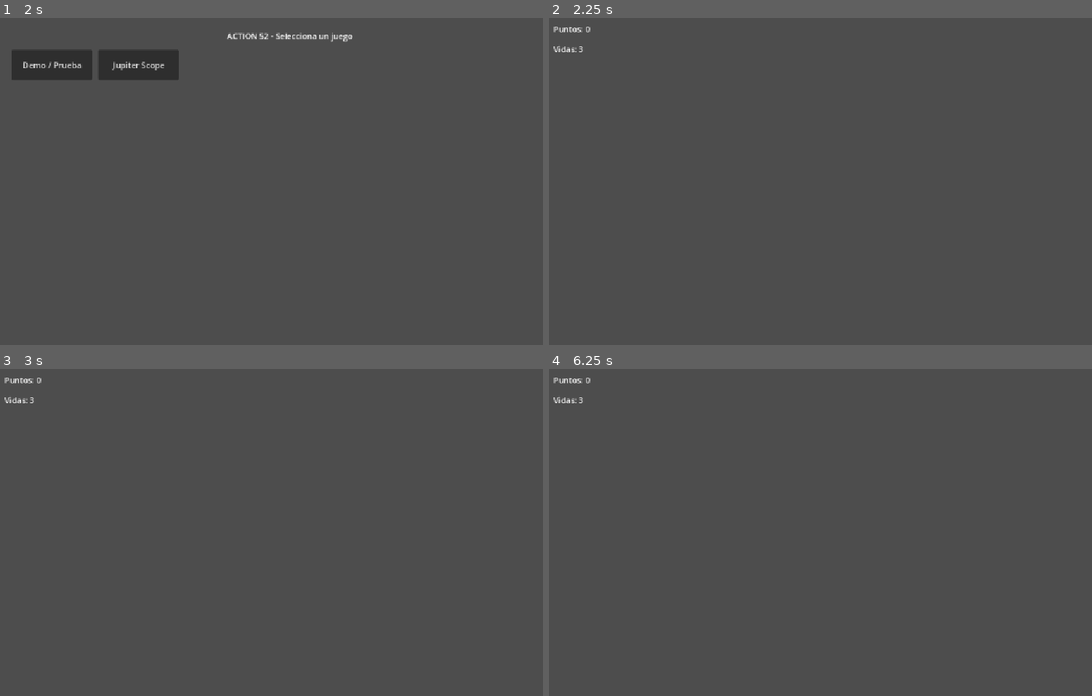
Above: before the commit, frames 1-4 (two rows, left to right).
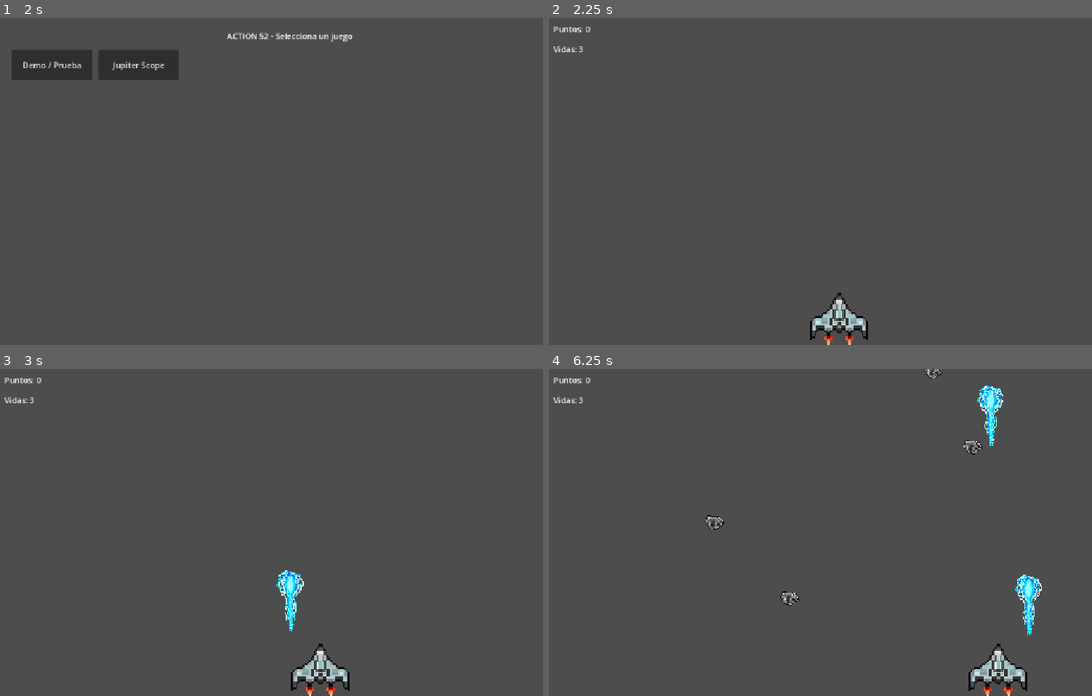
Above: after the commit, the same moments.

Repository: HeartAttack35/action-52
Game: Godot game, scene res://scenes/main_menu/main_menu.tscn
Same seed, same stepped clock (60 frames per second), same inputs: the game is played once before the commit and once after it.
Inputs:
- Up to frame 1 (2 s): click "Demo / Prueba" at 0.5 s; click "Simular victoria" at 1.25 s
- Up to frame 2 (2.25 s): click "Jupiter Scope" at 2 s
- Up to frame 3 (3 s): tap Enter (ui_accept) at 2.75 s; hold Right (ui_right) from 2.78 s (still down)
- Up to frame 4 (6.25 s): tap Enter (ui_accept) at 3.02, 3.77, 5.27, 6.02 s; release Right (ui_right) at 3.53 s; hold Left (ui_left) 3.53-4.28 s; hold Right (ui_right) 4.28-5.78 s; hold Left (ui_left) from 5.78 s (still down)

Frame 1 is identical in both runs. In frame 2, 0.7% of the frame differs, in the area x 48-59%, y 84-100%; in frame 3, 1.2%; in frame 4, 1.9%, in the area x 28-91%, y 0-100%.

Commit message:
Se asignan los sprites del minijuego "Jupiter Scope"

Diff:
--- a/scenes/minigames/Jupiter Scope/laser.tscn
+++ b/scenes/minigames/Jupiter Scope/laser.tscn
@@ -1,18 +1,22 @@
 [gd_scene format=3 uid="uid://c7xm2qanqk4rt"]
 
-[ext_resource type="Script" uid="uid://bv8n3d6f1jw5h" path="res://scenes/minigames/Jupiter Scope/laser.gd" id="1_a2k7m"]
+[ext_resource type="Script" uid="uid://cmn67lmgitmcv" path="res://scenes/minigames/Jupiter Scope/laser.gd" id="1_a2k7m"]
+[ext_resource type="Texture2D" uid="uid://dub1sono6dujc" path="res://assets/sprites/pngkey.com-lazer-beam-png-8162960.png" id="2_sb584"]
 
 [sub_resource type="RectangleShape2D" id="RectangleShape2D_q9x3n"]
 size = Vector2(4, 16)
 
-[node name="Laser" type="Area2D" groups=["proyectiles"]]
+[node name="Laser" type="Area2D" unique_id=734821981 groups=["proyectiles"]]
 script = ExtResource("1_a2k7m")
 
-[node name="Sprite2D" type="Sprite2D" parent="."]
+[node name="Sprite2D" type="Sprite2D" parent="." unique_id=217849023]
+rotation = 1.5707964
+scale = Vector2(0.15, 0.15)
+texture = ExtResource("2_sb584")
 
-[node name="CollisionShape2D" type="CollisionShape2D" parent="."]
+[node name="CollisionShape2D" type="CollisionShape2D" parent="." unique_id=516537628]
 shape = SubResource("RectangleShape2D_q9x3n")
 
-[node name="VisibleOnScreenNotifier2D" type="VisibleOnScreenNotifier2D" parent="."]
+[node name="VisibleOnScreenNotifier2D" type="VisibleOnScreenNotifier2D" parent="." unique_id=1168743337]
 
 [connection signal="screen_exited" from="VisibleOnScreenNotifier2D" to="." method="_on_visible_on_screen_notifier_2d_screen_exited"]
--- a/scenes/minigames/Jupiter Scope/meteor.tscn
+++ b/scenes/minigames/Jupiter Scope/meteor.tscn
@@ -1,16 +1,18 @@
 [gd_scene format=3 uid="uid://dm5r8t2nwq6bx"]
 
-[ext_resource type="Script" uid="uid://bh4k9x7vc3n1p" path="res://scenes/minigames/Jupiter Scope/meteor.gd" id="1_f7w2j"]
+[ext_resource type="Script" uid="uid://df2em3ltwegrl" path="res://scenes/minigames/Jupiter Scope/meteor.gd" id="1_f7w2j"]
+[ext_resource type="Texture2D" uid="uid://cvb3d46k5fybw" path="res://assets/sprites/kindpng_1350584.png" id="2_3yt5n"]
 
 [sub_resource type="RectangleShape2D" id="RectangleShape2D_m3p8k"]
-size = Vector2(20, 20)
 
-[node name="Meteor" type="Area2D" groups=["meteoros"]]
+[node name="Meteor" type="Area2D" unique_id=225409548 groups=["meteoros"]]
 script = ExtResource("1_f7w2j")
 
-[node name="Sprite2D" type="Sprite2D" parent="."]
+[node name="Sprite2D" type="Sprite2D" parent="." unique_id=1968633828]
+scale = Vector2(0.015, 0.015)
+texture = ExtResource("2_3yt5n")
 
-[node name="CollisionShape2D" type="CollisionShape2D" parent="."]
+[node name="CollisionShape2D" type="CollisionShape2D" parent="." unique_id=2073630211]
 shape = SubResource("RectangleShape2D_m3p8k")
 
 [connection signal="area_entered" from="." to="." method="_on_area_entered"]
--- a/scenes/minigames/Jupiter Scope/player.tscn
+++ b/scenes/minigames/Jupiter Scope/player.tscn
@@ -1,17 +1,20 @@
 [gd_scene format=3 uid="uid://dp4r8m2wnb6xt"]
 
-[ext_resource type="Script" uid="uid://cj5n7q1gy3m8k" path="res://scenes/minigames/Jupiter Scope/player.gd" id="1_f3h9p"]
+[ext_resource type="Script" uid="uid://c23btabbnddnr" path="res://scenes/minigames/Jupiter Scope/player.gd" id="1_f3h9p"]
+[ext_resource type="Texture2D" uid="uid://2hyclk0hipcl" path="res://assets/sprites/NicePng_spaceship-png_138961.png" id="2_2ebgn"]
 
 [sub_resource type="RectangleShape2D" id="RectangleShape2D_v7w2s"]
 size = Vector2(30, 20)
 
-[node name="Player" type="CharacterBody2D" groups=["jugador"]]
+[node name="Player" type="CharacterBody2D" unique_id=366351481 groups=["jugador"]]
 script = ExtResource("1_f3h9p")
 
-[node name="Sprite2D" type="Sprite2D" parent="."]
+[node name="Sprite2D" type="Sprite2D" parent="." unique_id=41679039]
+scale = Vector2(0.2, 0.2)
+texture = ExtResource("2_2ebgn")
 
-[node name="CollisionShape2D" type="CollisionShape2D" parent="."]
+[node name="CollisionShape2D" type="CollisionShape2D" parent="." unique_id=1154935699]
 shape = SubResource("RectangleShape2D_v7w2s")
 
-[node name="ShootPoint" type="Marker2D" parent="."]
+[node name="ShootPoint" type="Marker2D" parent="." unique_id=2125948323]
 position = Vector2(0, -30)
Binary file added: assets/sprites/NicePng_spaceship-png_138961.png
Not shown, added: assets/sprites/NicePng_spaceship-png_138961.png.import
Binary file added: assets/sprites/kindpng_1350584.png
Not shown, added: assets/sprites/kindpng_1350584.png.import
Binary file added: assets/sprites/pngkey.com-lazer-beam-png-8162960.png
Not shown, added: assets/sprites/pngkey.com-lazer-beam-png-8162960.png.import
